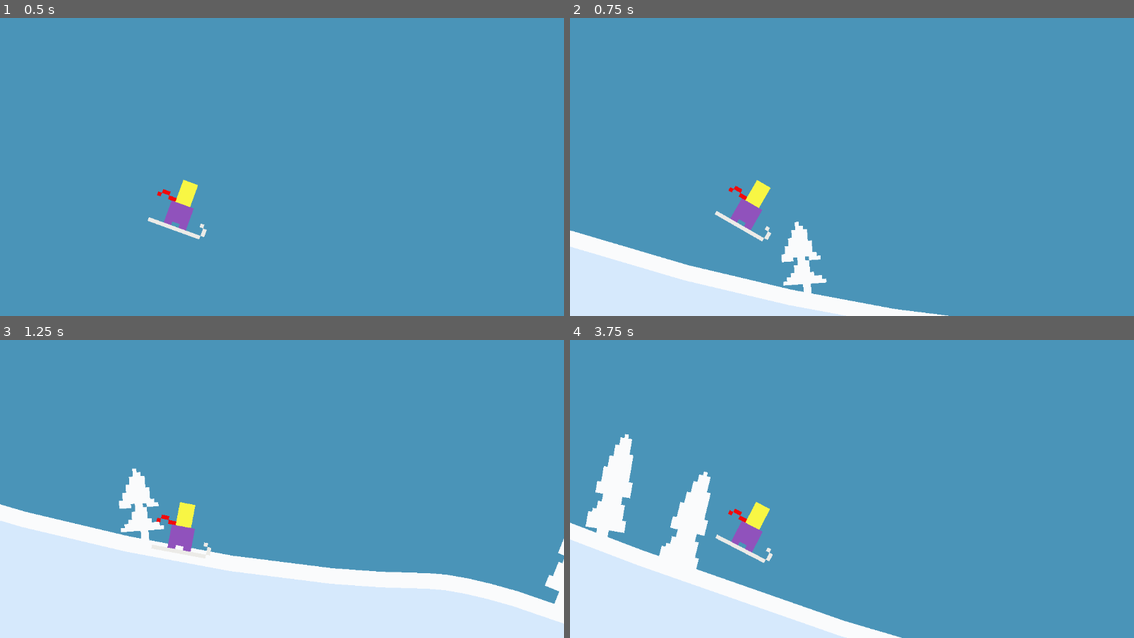
Above: before the commit, frames 1-4 (two rows, left to right).
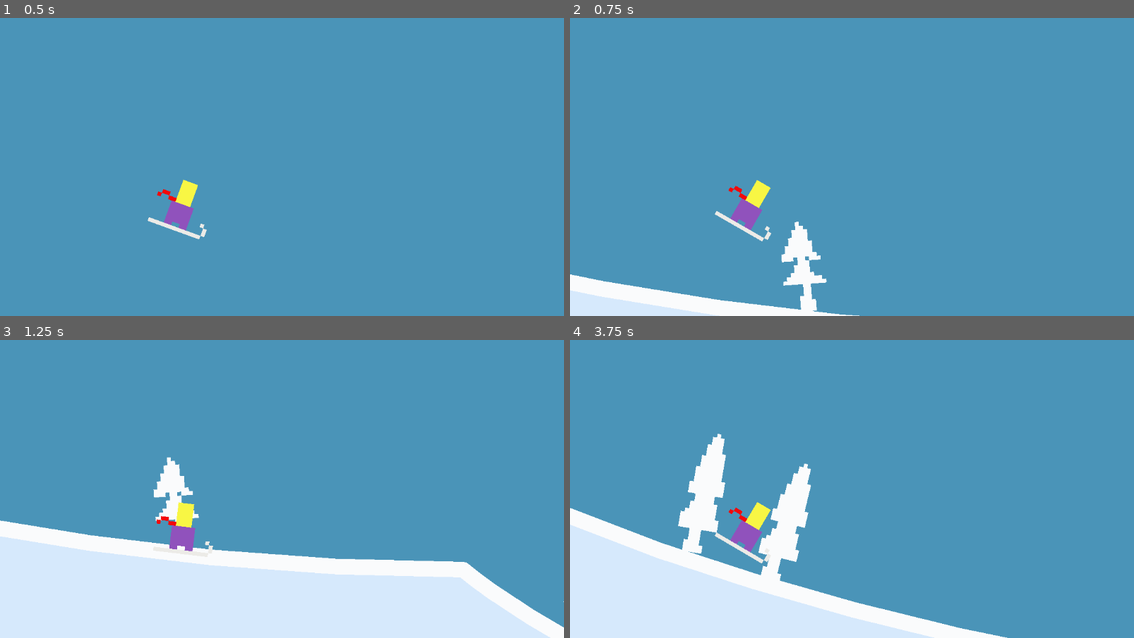
Above: after the commit, the same moments.

Repository: martindzejky/powder-panic
Game: Godot game, scene res://main.tscn
The game is run twice, just before and just after one commit, with the same random seed, the same clock (stepped at 60 frames per second) and the same inputs.
Inputs:
- Up to frame 1 (0.5 s): no input
- Up to frame 2 (0.75 s): no input
- Up to frame 3 (1.25 s): tap Space (jump) at 0.77 s
- Up to frame 4 (3.75 s): tap Space (jump) at 1.52, 3.02 s

Frame 1 is identical in both runs. In frame 2, 7.1% of the frame differs, in the area x 0-68%, y 71-100%; in frame 3, 7.7%; in frame 4, 11%, in the area x 0-78%, y 31-100%.

Commit message:
snapping angles

Diff:
--- a/chunks/chunk.gd
+++ b/chunks/chunk.gd
@@ -1,3 +1,4 @@
+@tool
 extends Node2D
 class_name Chunk
 
@@ -6,9 +7,18 @@
 @export var polygon: Polygon2D
 @export var shape: CollisionPolygon2D
 
+@export_tool_button('Snap angles') var snap_angles_button := snap_angles
+
 const BOTTOM_OFFSET = 500
 
 func _ready():
+  update_shape()
+
+func update_shape():
+  # Do NOT run in the editor
+  if Engine.is_editor_hint():
+    return
+
   # Initialize the line and the shape collider based on the path curve
   var points := path.curve.tessellate(4, 2) # TODO: play with this value
   var polygon_points = points.duplicate()
@@ -27,3 +37,24 @@
 
 func get_end_point():
   return path.curve.get_point_position(path.curve.get_point_count() - 1)
+
+func snap_angles():
+  # This is a tool function which snaps both the start and end angles of the chunk to the nearest 20 degree angle
+  var start_dir = path.curve.get_point_out(0)
+  var end_dir = path.curve.get_point_in(path.curve.get_point_count() - 1)
+
+  # Current angles
+  var start_angle = rad_to_deg(start_dir.angle())
+  var end_angle = rad_to_deg(end_dir.angle())
+
+  # Snapped angles
+  var start_angle_snapped = roundf(start_angle / 20) * 20
+  var end_angle_snapped = roundf(end_angle / 20) * 20
+
+  # New directions
+  var start_dir_new = Vector2.RIGHT.rotated(deg_to_rad(start_angle_snapped)) * start_dir.length()
+  var end_dir_new = Vector2.RIGHT.rotated(deg_to_rad(end_angle_snapped)) * end_dir.length()
+
+  # Update the path
+  path.curve.set_point_out(0, start_dir_new)
+  path.curve.set_point_in(path.curve.get_point_count() - 1, end_dir_new)
--- a/chunks/chunk.tscn
+++ b/chunks/chunk.tscn
@@ -5,7 +5,7 @@
 
 [sub_resource type="Curve2D" id="Curve2D_jnpik"]
 _data = {
-"points": PackedVector2Array(-43.0588, -1.12091, 43.0588, 1.12091, 0, 0, -129.3, -1.0871, 129.3, 1.0871, 351, 99)
+"points": PackedVector2Array(-34.4007, -24.5416, 32.3712, 27.1626, 0, 0, -176.741, -1.54511e-05, 176.687, -4.33089, 351, 99)
 }
 point_count = 2
 
@@ -15,15 +15,15 @@
 curve = SubResource("Curve2D_jnpik")
 
 [node name="tree" parent="." index="5" instance=ExtResource("2_dl0qw")]
-position = Vector2(33, 9)
+position = Vector2(29, 16)
 rotation = 0.19179
 
 [node name="tree2" parent="." index="6" instance=ExtResource("2_dl0qw")]
-position = Vector2(132, 48)
+position = Vector2(129, 60)
 rotation = 0.19179
 
 [node name="tree3" parent="." index="7" instance=ExtResource("2_dl0qw")]
-position = Vector2(150, 57)
+position = Vector2(149, 67)
 rotation = 0.314893
 
 [node name="tree4" parent="." index="8" instance=ExtResource("2_dl0qw")]
--- a/chunks/chunk_debug.gd
+++ b/chunks/chunk_debug.gd
@@ -43,17 +43,17 @@
 
   # Get the start and end points of the chunk
   var start_point = path.curve.get_point_position(0)
-  var start_tangent = path.curve.get_point_out(0)
+  var start_dir = path.curve.get_point_out(0)
   var end_point = path.curve.get_point_position(path.curve.get_point_count() - 1)
-  var end_tangent = path.curve.get_point_in(path.curve.get_point_count() - 1)
+  var end_dir = path.curve.get_point_in(path.curve.get_point_count() - 1)
 
   # Draw an arrows
-  draw_line(start_point, start_point - start_tangent, Color.RED, 2)
-  draw_line(end_point, end_point - end_tangent, Color.RED, 2)
+  draw_line(start_point, start_point - start_dir, Color.RED, 2)
+  draw_line(end_point, end_point - end_dir, Color.RED, 2)
 
   # Display the angles
-  var start_angle = int(roundf(rad_to_deg(start_tangent.angle())))
-  var end_angle = int(roundf(rad_to_deg(end_tangent.angle()) + 180))
+  var start_angle = roundf(rad_to_deg(start_dir.angle()) * 100) / 100
+  var end_angle = roundf((rad_to_deg(end_dir.angle()) + 180.0) * 100) / 100
   var offset = Vector2(0, -16)
 
   draw_string(default_font, start_point + offset, str(start_angle) + '°', HORIZONTAL_ALIGNMENT_CENTER, -1, 16, Color.RED)
